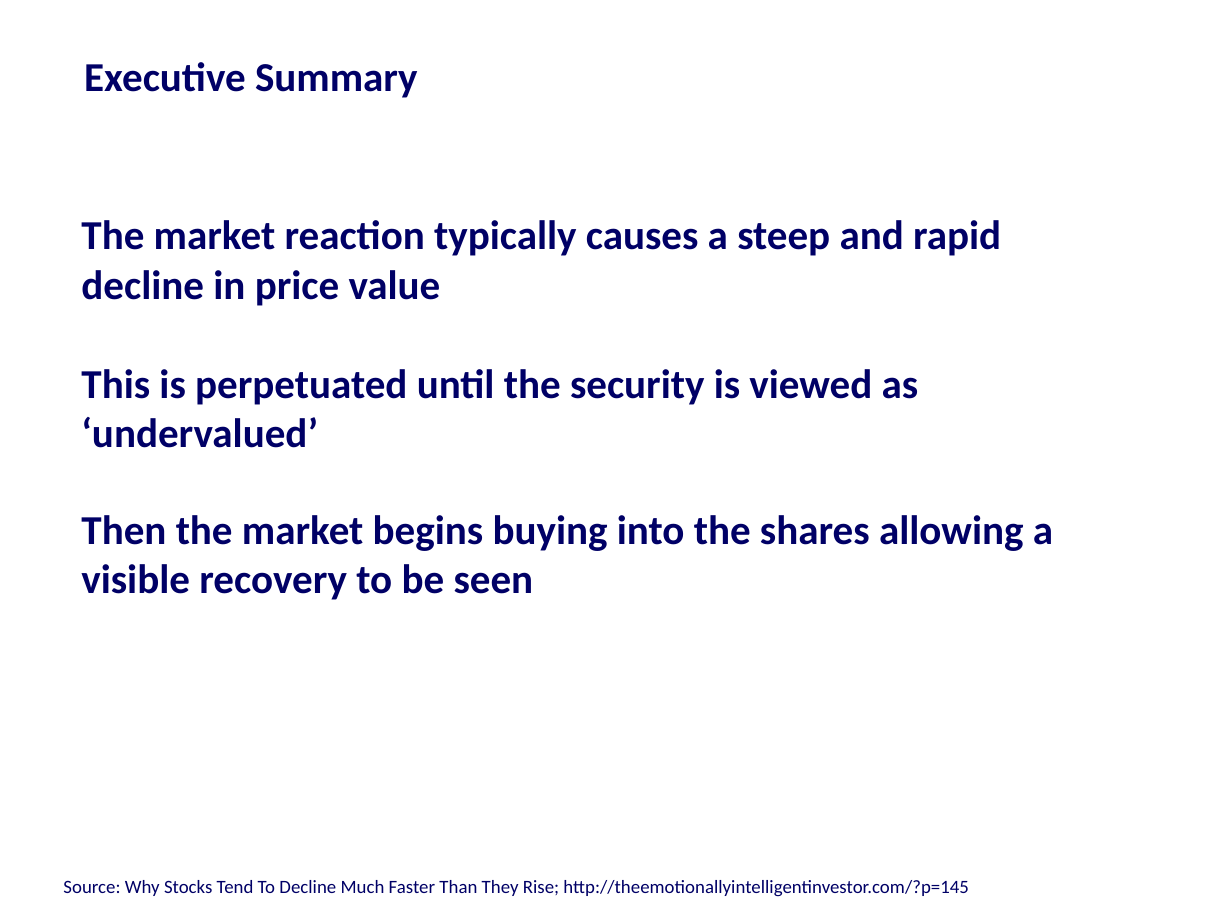
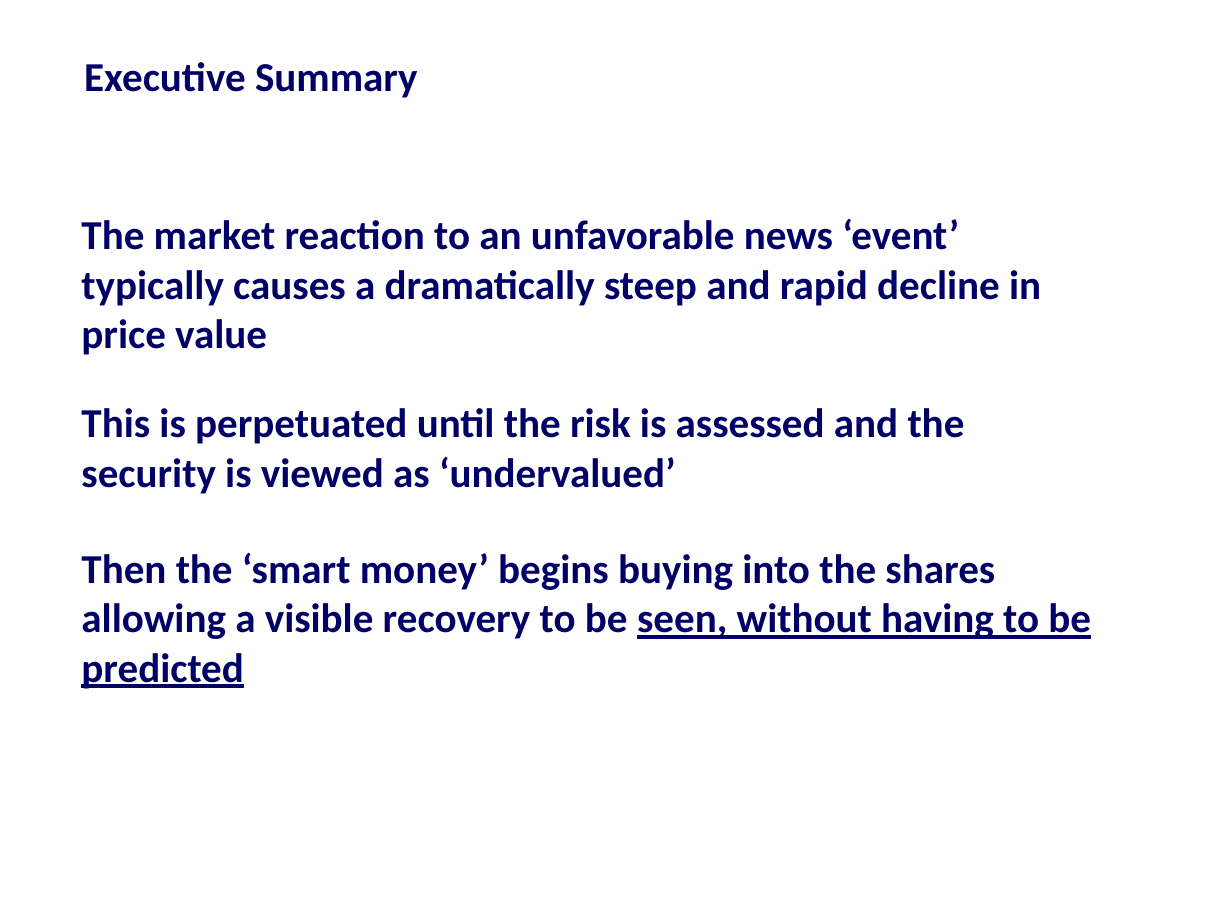
Before and after one commit to harshil753/Bounce_Back, a slide deck: slide 3 of Bounce_Back 24012018v1.pptx. Drawn at 1232x924 pixels with LibreOffice and Linux fonts; fonts in the diff are those of the drawing. Boxes give left, top, right and bottom in pixels: in the first picture for what was removed or moved away, otherwise in the second. Text is boxed around its words. In the diff, an @@ line names an element or a change of style, - is before the commit and + after.

```diff
--- a/Bounce_Back 24012018v1.pptx
+++ b/Bounce_Back 24012018v1.pptx
@@ text at <box>81,219,1041,355</box>: text changed @@
-The market reaction typically causes a steep and rapid decline in price value
+The market reaction to an unfavorable news ‘event’ typically causes a dramatically steep and rapid decline in price value
@@ text at <box>81,408,965,494</box>: text changed @@
-This is perpetuated until the security is viewed as ‘undervalued’
+This is perpetuated until the risk is assessed and the security is viewed as ‘undervalued’
@@ text at <box>81,553,1091,689</box>: text changed @@
-Then the market begins buying into the shares allowing a visible recovery to be seen
+Then the ‘smart money’ begins buying into the shares allowing a visible recovery to be seen, without having to be predicted
@@ text removed at <box>63,880,968,897</box> @@
-Source: Why Stocks Tend To Decline Much Faster Than They Rise; http://theemotionallyintelligentinvestor.com/?p=145
```
Also in this commit, not shown: 5 other slides changed, 2 slides added.
